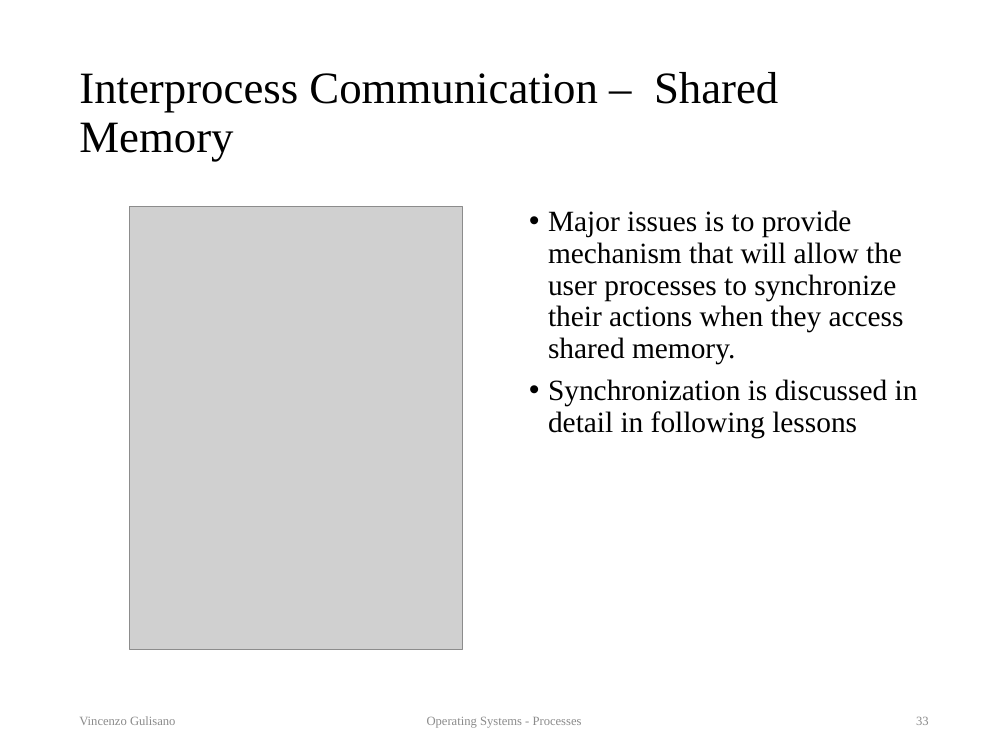
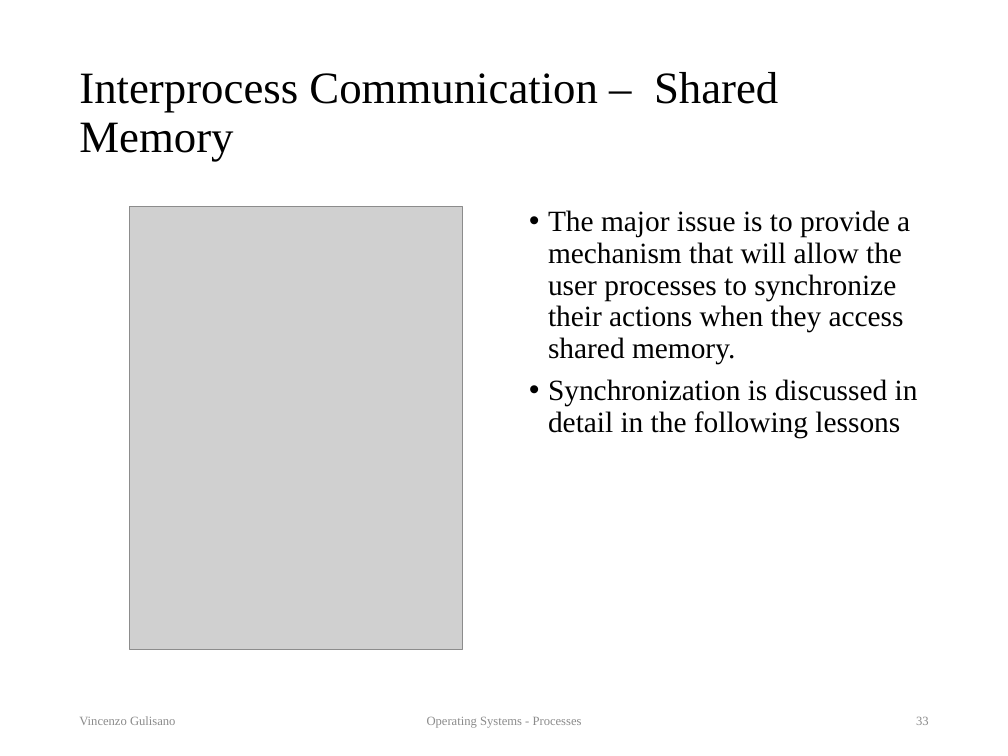
Before and after one commit to vincenzo-gulisano/os_material, a slide deck: slide 33 of slides/processes.pptx. Drawn at 1008x756 pixels with LibreOffice and Linux fonts; fonts in the diff are those of the drawing; grey boxes stand for pictures. Boxes give left, top, right and bottom in pixels: in the first picture for what was removed or moved away, otherwise in the second. Text is boxed around its words. In the diff, an @@ line names an element or a change of style, - is before the commit and + after.

Commit message:
Polished processes slides (mainly typos and broken sentences, but also some sentence that was possibly confusing / over-simplifying). Slightly updated exerices at the end too

```diff
--- a/slides/processes.pptx
+++ b/slides/processes.pptx
@@ text at (548,210,918,438): text changed @@
-• Major issues is to provide mechanism that will allow the user processes to synchronize their actions when they access shared memory.
-• Synchronization is discussed in detail in following lessons
+• The major issue is to provide a mechanism that will allow the user processes to synchronize their actions when they access shared memory.
+• Synchronization is discussed in detail in the following lessons
```
Also in this commit, not shown: 39 other slides changed, 3 other files.
